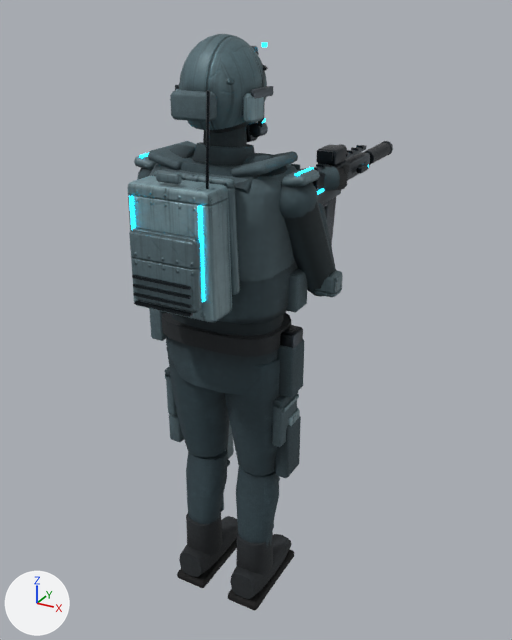
The glTF model godot/assets/models/player.glb as it was, and as the next commit left it.
Rendered twice from a 50 mm lens placed at (1.045, -1.708, 1.893), pointed at (-0.056, 0.295, 0.891). Every picture has the same lights, and +X, +Y and +Z are marked at lower left. The picture after the commit comes second. Vertices at exactly the same position are counted once.

Script lines for the objects in view, before the commit:
```python
me_body = bpy.data.meshes.new('Body')
me_body.from_pydata(...)  # 3461 vertices, 6372 faces; spans x -0.288..0.32, y -0.321..1.052, z 0.815..1.831
# faces by material slot: [3104, 1308, 1620, 252, 88]
me_body.materials.append(mat_fabric)
me_body.materials.append(mat_armor)
me_body.materials.append(mat_gunmetal)
me_body.materials.append(mat_glow)
me_body.materials.append(mat_visor)
me_legl = bpy.data.meshes.new('LegL')
me_legl.from_pydata(...)  # 656 vertices, 1252 faces; spans x -0.134..0.107, y -0.108..0.205, z -0.93..0.017
# faces by material slot: [1032, 220]
me_legl.materials.append(mat_fabric)
me_legl.materials.append(mat_armor)
me_legr = bpy.data.meshes.new('LegR')
me_legr.from_pydata(...)  # 696 vertices, 1328 faces; spans x -0.107..0.125, y -0.108..0.205, z -0.93..0.017
# faces by material slot: [1076, 252]
me_legr.materials.append(mat_fabric)
me_legr.materials.append(mat_armor)
ob_body = bpy.data.objects.new('Body', me_body)
ob_body.location = (0.0, 0.0, 0.0)
ob_legl = bpy.data.objects.new('LegL', me_legl)
ob_legl.location = (-0.098, 0.0, 0.93)
ob_legr = bpy.data.objects.new('LegR', me_legr)
ob_legr.location = (0.098, 0.0, 0.93)
```
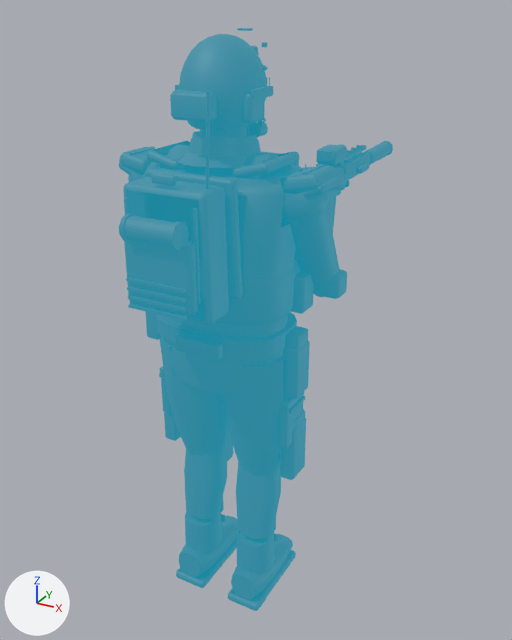
Changed parts and their boxes (x1, y1, x2, y2) in the pictures (512 x 640 px; the box of a moved part takes in the faces that stretch with it):
'Body', reshaped, turned, recoloured (lighter)
    before: (128, 34, 393, 398)
    after: (119, 28, 393, 611)
'LegR', deleted
    before: (225, 358, 301, 610)
    faces in mat_fabric: (225, 358, 301, 610)
    faces in mat_armor: (273, 394, 300, 528)
'LegL', deleted
    before: (165, 338, 238, 588)
    faces in mat_fabric: (165, 338, 238, 588)
    faces in mat_armor: (165, 376, 234, 512)
part 1 of me_body, moved or reshaped
    before: (278, 340, 304, 398)
    after: (283, 341, 310, 399)
part 2 of me_body, moved or reshaped (not visible before)
    after: (261, 152, 299, 166)
part 3 of me_body, moved or reshaped
    before: (153, 170, 240, 295)
    after: (145, 169, 243, 299)
part 4 of me_body, moved or reshaped
    before: (128, 176, 232, 322)
    after: (123, 177, 229, 325)
part 5 of me_body, added
    after: (128, 304, 188, 320)
part 6 of me_body, added
    after: (124, 198, 129, 214)
part 7 of me_body, deleted
    before: (129, 34, 393, 395)
part 8 of me_body, added (cyan)
    after: (119, 28, 393, 611)

The change, as a diff of the scene's bpy script:
```diff
--- a/godot/assets/models/player.glb.py
+++ b/godot/assets/models/player.glb.py
@@ img_player_orm @@
+img_player_orm = load_image('player_orm', '../textures/player_orm.jpg', 1024, 1024, 'Non-Color')
@@ img_player_albedo @@
+img_player_albedo = load_image('player_albedo', '../textures/player_albedo.jpg', 1024, 1024, 'sRGB')
@@ img_player_emit @@
+img_player_emit = load_image('player_emit', '../textures/player_emit.png', 1024, 1024, 'sRGB')
@@ img_player_normal @@
+img_player_normal = load_image('player_normal', '../textures/player_normal.png', 1024, 1024, 'Non-Color')
@@ mat_gear @@
+mat_gear = bpy.data.materials.new('Gear')
+# uses the picture img_player_albedo
+# uses the picture img_player_emit
+# uses the picture img_player_normal
+# uses the picture img_player_orm
@@ me_body @@
 # used by ob_body; location = (0.0, 0.0, 0.0)
-me_body.from_pydata(...)  # 3461 vertices, 6372 faces; spans x -0.288..0.32, y -0.321..1.052, z 0.815..1.831
-me_body.materials.append(mat_fabric)
-me_body.materials.append(mat_armor)
-me_body.materials.append(mat_gunmetal)
-me_body.materials.append(mat_glow)
-me_body.materials.append(mat_visor)
+me_body.from_pydata(...)  # 5539 vertices, 8614 faces; spans x -0.331..0.332, y 0.0..1.843, z -1.052..0.369
+# me_body part 1: the loose piece of 24 vertices spanning x 0.189..0.241, y -0.025..0.065, z 0.815..0.985 is turned -90 degrees about the x axis through its middle, then moved by (0.017, 0.88, -0.92), in mat_gear
+# me_body part 2: the loose piece of 56 vertices spanning x -0.137..0.137, y 0.162..0.194, z 1.178..1.493 is multiplied about its middle by the matrix ((1.126, 0.0, 0.0), (0.0, 0.0, 1.033), (0.0, -1.087, 0.0)), then moved by (0.0, 1.157, -1.529), in mat_gear
+# me_body part 3: the loose piece of 56 vertices spanning x -0.137..0.137, y -0.167..-0.137, z 1.178..1.493 is multiplied about its middle by the matrix ((1.126, 0.0, 0.0), (0.0, 0.0, 1.033), (0.0, -1.093, 0.0)), then moved by (0.0, 1.487, -1.169), in mat_gear
+# me_body part 4: the loose piece of 56 vertices spanning x -0.135..0.135, y -0.278..-0.172, z 1.135..1.485 is turned -90 degrees about the x axis through its middle, then moved by (0.0, 1.535, -1.068), in mat_gear
+# me_body part 5: a new loose piece, a box spanning x -0.09..0.09, y 1.1665..1.1735, z 0.3336..0.3456, in mat_gear
+# me_body part 6: a new loose piece, a box spanning x -0.109..-0.101, y 1.2..1.45, z 0.2998..0.3078, in mat_gear
+# me_body part 7: 116 loose pieces with 3109 vertices, spanning x -0.288..0.32, y -0.321..1.052, z 0.83..1.831, are deleted
+# me_body part 8: 5147 vertices added at x -0.331..0.332, y 0.0..1.843, z -1.052..0.369
+# other edits to the shape of me_body do not show in these pictures
+me_body.materials.append(mat_gear)
@@ ob_body @@
 ob_body.location = (0.0, 0.0, 0.0)
+ob_body.rotation_euler = (1.571, 0.0, 0.0)  # degrees (90, 0, 0)
@@ ob_legl @@
-ob_legl = bpy.data.objects.new('LegL', me_legl)
-ob_legl.location = (-0.098, 0.0, 0.93)
@@ ob_legr @@
-ob_legr = bpy.data.objects.new('LegR', me_legr)
-ob_legr.location = (0.098, 0.0, 0.93)
```
